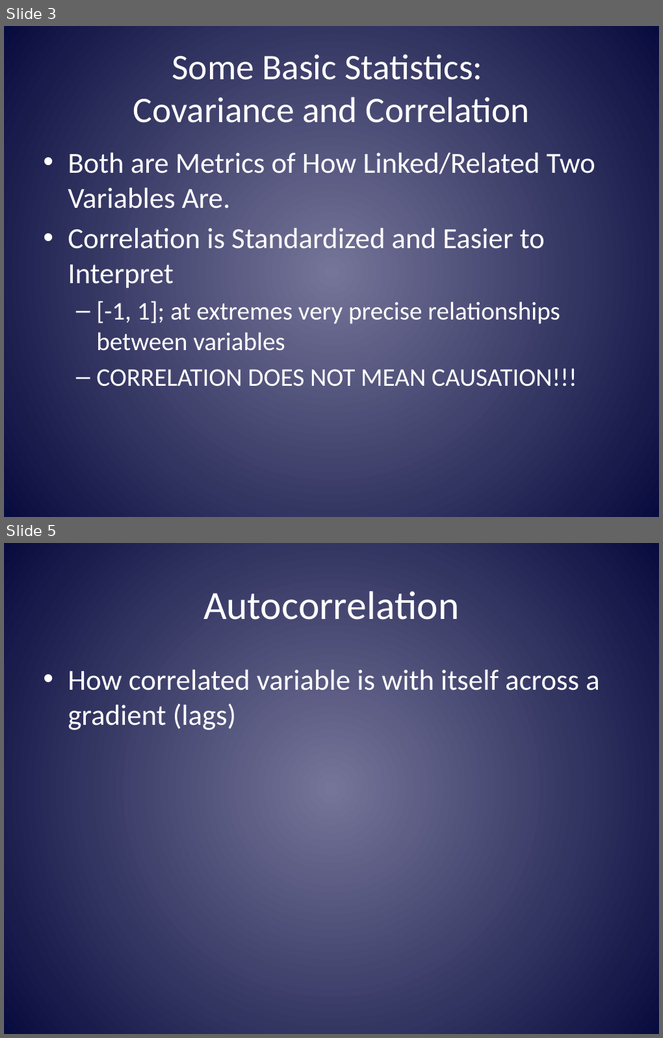
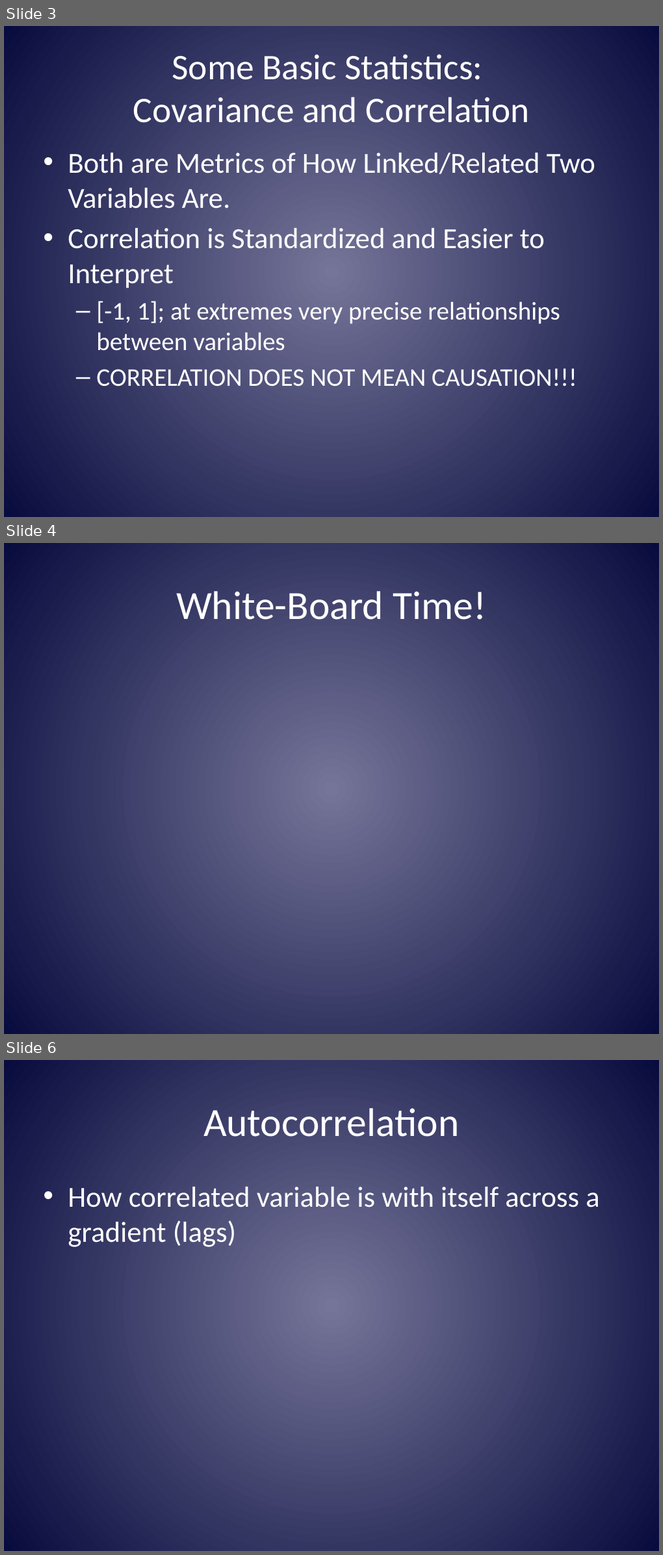
Before and after one commit to mltConsEcol/TU_LandscapeAnalysis_Documents, a slide deck: Lectures/LandscapeAnalysis_Week2.pptx. Shown one above the other, each under a label of ours: slides 3 and 5 before the commit, slides 3, 4 and 6 after it; the slides between them are not shown. The pictures are 663x1038 and 663x1555 pixels, drawn with LibreOffice and Linux fonts; fonts in the diff are those of the drawing. Boxes give left, top, right and bottom in pixels: in the first picture for what was removed or moved away, otherwise in the second. Text is boxed around its words. In the diff, an @@ line names an element or a change of style, - is before the commit and + after.

```diff
--- a/Lectures/LandscapeAnalysis_Week2.pptx
+++ b/Lectures/LandscapeAnalysis_Week2.pptx
@@ slide 4 added at box(4, 543, 659, 1034), background gradient #74769A to #080C3E @@
@@ title added at box(176, 591, 486, 620), 44 pt, text #FFFFFF @@
+White-Board Time!
@@ what was slide 5 is now slide 6 @@
```
Also in this commit, not shown: 3 slides changed, 1 other slide added, 15 slides removed.
